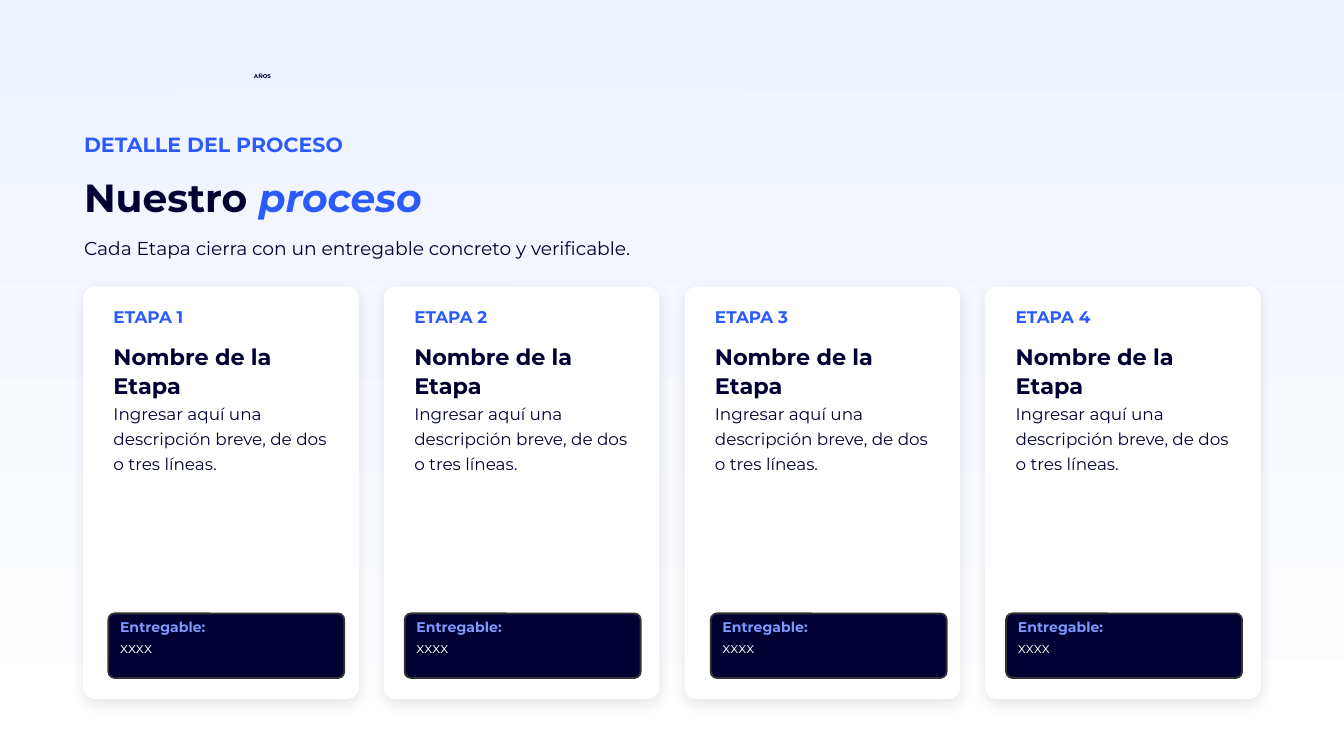
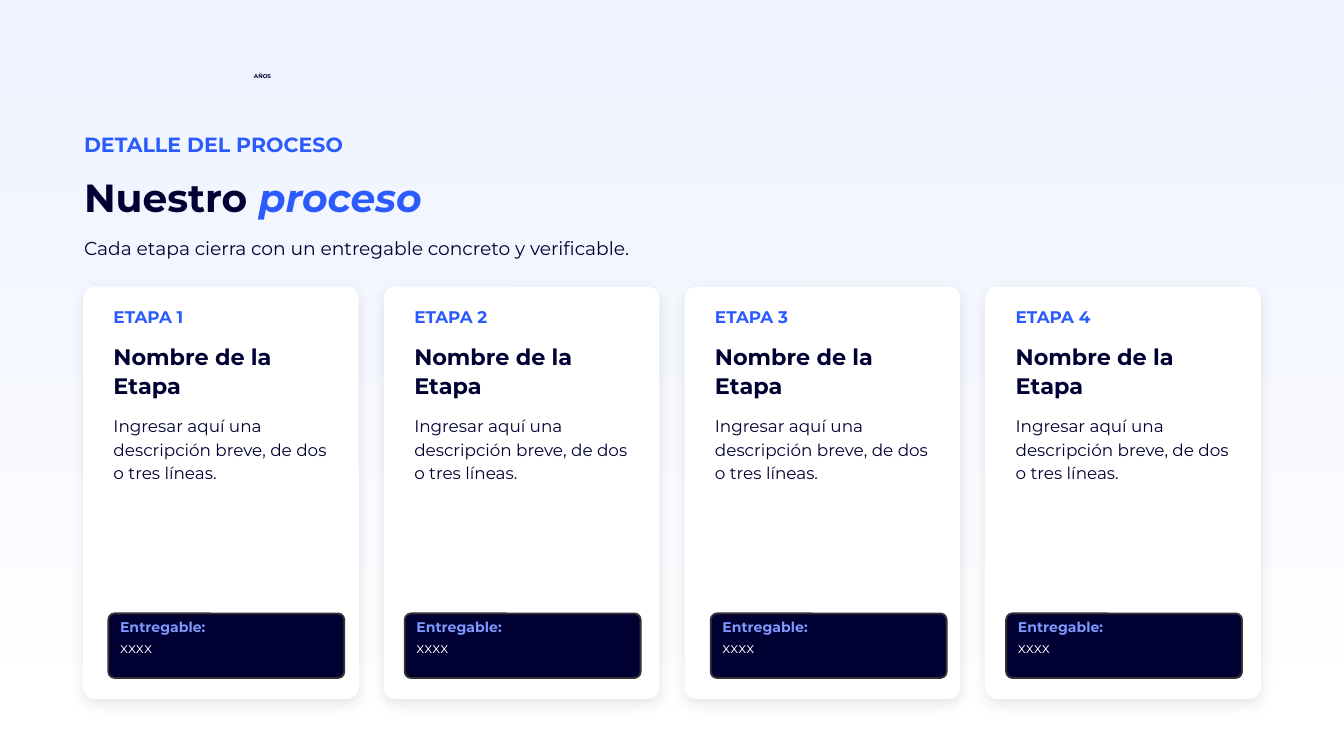
Before and after one commit to miguelchumacero/plantilla-base-deck, a slide deck: slide 18 of plantilla-base.pptx. Drawn at 1344x756 pixels with LibreOffice and Linux fonts; fonts in the diff are those of the drawing; background and template pictures are left out. Boxes give left, top, right and bottom in pixels: in the first picture for what was removed or moved away, otherwise in the second. Text is boxed around its words. In the diff, an @@ line names an element or a change of style, - is before the commit and + after.

```diff
--- a/plantilla-base.pptx
+++ b/plantilla-base.pptx
@@ text at [84, 241, 629, 259]: text changed @@
-Cada Etapa cierra con un entregable concreto y verificable.
+Cada etapa cierra con un entregable concreto y verificable.
@@ text "Ingresar aquí una descripción breve, ...": place and size @@
-text "Ingresar aquí una descripción breve, ..." at [113, 407, 326, 470]
+text "Ingresar aquí una descripción breve, ..." at [113, 419, 326, 479]
@@ text "Ingresar aquí una descripción breve, ...": place and size @@
-text "Ingresar aquí una descripción breve, ..." at [414, 407, 627, 470]
+text "Ingresar aquí una descripción breve, ..." at [414, 419, 627, 479]
@@ text "Ingresar aquí una descripción breve, ...": place and size @@
-text "Ingresar aquí una descripción breve, ..." at [715, 407, 928, 470]
+text "Ingresar aquí una descripción breve, ..." at [715, 419, 928, 479]
@@ line spacing 1.24 to 1.15 in 4 elements at [113, 419, 326, 479], [414, 419, 627, 479], [715, 419, 928, 479], [1016, 419, 1228, 479] @@
@@ text "Ingresar aquí una descripción breve, ...": place and size @@
-text "Ingresar aquí una descripción breve, ..." at [1016, 407, 1228, 470]
+text "Ingresar aquí una descripción breve, ..." at [1016, 419, 1228, 479]
```
Also in this commit, not shown: 32 other slides changed, 5 slides added, 8 slides removed, 2 other files.
